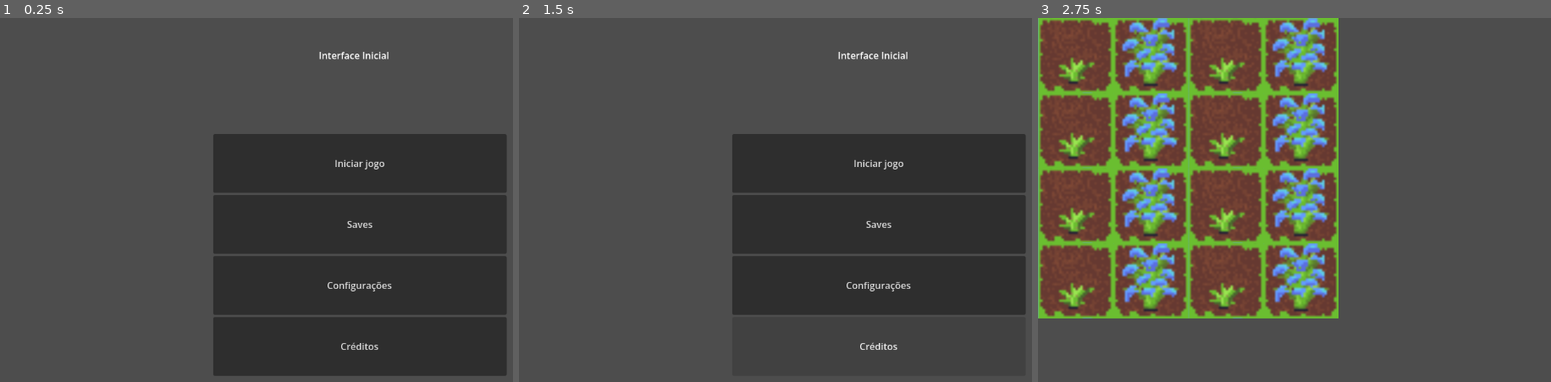
Above: before the commit, frames 1-3 (left to right).
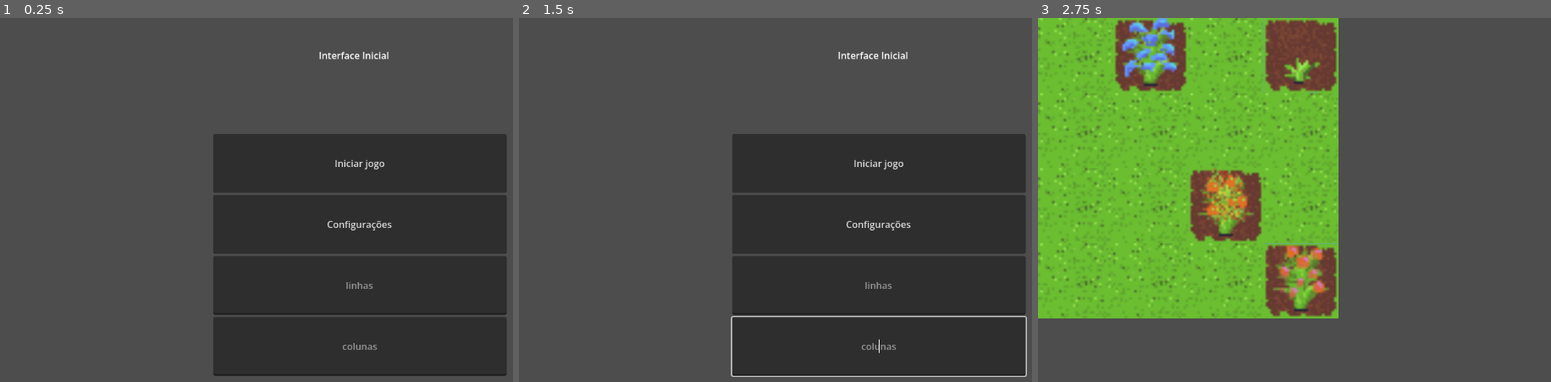
Above: after the commit, the same moments.

Repository: GameLab-UERJ/Monitoria-Estruturas-Algoritmos
Game: Godot game, scene res://control.tscn
The game is run twice, just before and just after one commit, with the same random seed, the same clock (stepped at 60 frames per second) and the same inputs.
Inputs (mouse positions are in pixels of both pictures, inside the frame that each line leads up to):
- Up to frame 1 (0.25 s): no input
- Up to frame 2 (1.5 s): click (878, 225) at 0.5 s, where only the run before the commit has a clickable "Saves"; click (878, 345) at 1.25 s, where only the run before the commit has a clickable "Créditos"
- Up to frame 3 (2.75 s): click "Iniciar jogo" at 2 s

The runs differ from the first frame. In frame 1, 0.4% of the frame differs, in the area x 63-77%, y 55-92%; in frame 2, 1.0%; in frame 3, 35%, in the area x 0-59%, y 0-83%.

Commit message:
Adicionei a criação de tabuleros de tamanho
variado  pela interface do usuario e tambem o surgimento aleatorio de flores no tabuleiro

Diff:
--- a/control.tscn
+++ b/control.tscn
@@ -45,20 +45,24 @@
 text = "Iniciar jogo"
 script = ExtResource("1_0fbet")
 
-[node name="saves" type="Button" parent="TextureRect/VBoxContainer" unique_id=1905473670]
-custom_minimum_size = Vector2(0, 100)
-layout_mode = 2
-text = "Saves"
-
 [node name="configurações" type="Button" parent="TextureRect/VBoxContainer" unique_id=1059359620]
 custom_minimum_size = Vector2(400, 100)
 layout_mode = 2
 text = "Configurações"
 
-[node name="créditos" type="Button" parent="TextureRect/VBoxContainer" unique_id=76865272]
-custom_minimum_size = Vector2(0, 100)
+[node name="linhas" type="LineEdit" parent="TextureRect/VBoxContainer" unique_id=665989900]
+unique_name_in_owner = true
+custom_minimum_size = Vector2(100, 100)
 layout_mode = 2
-text = "Créditos
-"
+placeholder_text = "linhas"
+alignment = 1
+
+[node name="colunas" type="LineEdit" parent="TextureRect/VBoxContainer" unique_id=2141609299]
+unique_name_in_owner = true
+custom_minimum_size = Vector2(100, 100)
+layout_mode = 2
+placeholder_text = "colunas"
+alignment = 1
 
 [connection signal="pressed" from="TextureRect/VBoxContainer/Iniciar jogo" to="TextureRect/VBoxContainer/Iniciar jogo" method="_on_pressed"]
+[connection signal="text_changed" from="TextureRect/VBoxContainer/colunas" to="TextureRect/VBoxContainer/Iniciar jogo" method="_on_colunas_text_changed"]
--- a/grid_container.gd
+++ b/grid_container.gd
@@ -1,34 +1,41 @@
 extends GridContainer
 
 var tileset_resource = preload("res://Imagens/texturas-chao.tres")
-# Called when the node enters the scene tree for the first time.
+var linhas_custom: int =4
+var colunas_custom: int= 4
+var tiles_permitidos = [
+	Vector2i(2, 1), Vector2i(3, 1), Vector2i(4, 1),
+	Vector2i(0, 2), Vector2i(1, 2), Vector2i(2, 2), Vector2i(3, 2), Vector2i(4, 2),
+	Vector2i(0, 3), Vector2i(1, 3), Vector2i(2, 3), Vector2i(3, 3), Vector2i(4, 3) ]
 func _ready() -> void:
-	var colunas = 4
-	var linhas = 4
-	self.columns = colunas
+	self.columns = colunas_custom
+
 	var source_id = 0
-	for i in range(colunas):
-		for j in range(linhas):
-			var quadrado = TextureRect.new()
 
-			var atlas = AtlasTexture.new()
-			atlas.atlas = tileset_resource.get_source(source_id).texture
 
-			if j%2 ==0:
-				var tile_pos = Vector2i(2, 1)
-				var t_size = tileset_resource.tile_size
-				atlas.region = Rect2(tile_pos*t_size, t_size)
-			else:
-				var tile_pos = Vector2i(2, 2)
-				var t_size = tileset_resource.tile_size
-				atlas.region = Rect2(tile_pos*t_size, t_size)
+	for i in range(linhas_custom * colunas_custom):
+		var tile_aleatoria = randi_range(0, tiles_permitidos.size() - 1)
+		var costomizacao = randf()
+		var tile = tiles_permitidos[tile_aleatoria]
+		var quadrado = TextureRect.new()
+		var atlas = AtlasTexture.new()
+		atlas.atlas = tileset_resource.get_source(source_id).texture
 
-			quadrado.texture = atlas
-			quadrado.expand_mode = TextureRect.EXPAND_IGNORE_SIZE
-			quadrado.custom_minimum_size = Vector2(128,128)
+		if costomizacao>=0.8:
+			var tile_pos = tile
+			var t_size = Vector2i(32, 32)
+			atlas.region = Rect2(tile_pos*t_size, t_size)
+		else:
+			var tile_pos = Vector2i(0,0)
+			var t_size = Vector2i(32, 32)
+			atlas.region = Rect2(tile_pos*t_size, t_size)
 
-			quadrado.stretch_mode = TextureRect.STRETCH_KEEP_ASPECT_COVERED
-			add_child(quadrado)
+		quadrado.texture = atlas
+		quadrado.expand_mode = TextureRect.EXPAND_IGNORE_SIZE
+		quadrado.custom_minimum_size = Vector2(128,128)
+
+		quadrado.stretch_mode = TextureRect.STRETCH_KEEP_ASPECT_COVERED
+		add_child(quadrado)
 
 
 
--- a/iniciar_jogo.gd
+++ b/iniciar_jogo.gd
@@ -10,8 +10,30 @@
 func _process(delta: float) -> void:
 	pass
 
+
 func _on_button_pressed():
-		get_tree().change_scene_to_file("res://cena_inical_do_jogo.tscn")
+	var cena_do_jogo = load("res://cena_inical_do_jogo.tscn").instantiate()
+
+	var l = int(%linhas.text)
+	var c = int(%colunas.text)
+
+
+	var grid = cena_do_jogo.get_node("GridContainer")
+
+	grid.linhas_custom = l if l > 0 else 4
+	grid.colunas_custom = c if c > 0 else 4
+
+
+	get_tree().root.add_child(cena_do_jogo)
+	get_tree().current_scene.queue_free()
+	get_tree().current_scene = cena_do_jogo
+
+
+
 
 func _on_pressed() -> void:
 	_on_button_pressed()
+
+
+func _on_colunas_text_changed(new_text: String) -> void:
+	pass # Replace with function body.
